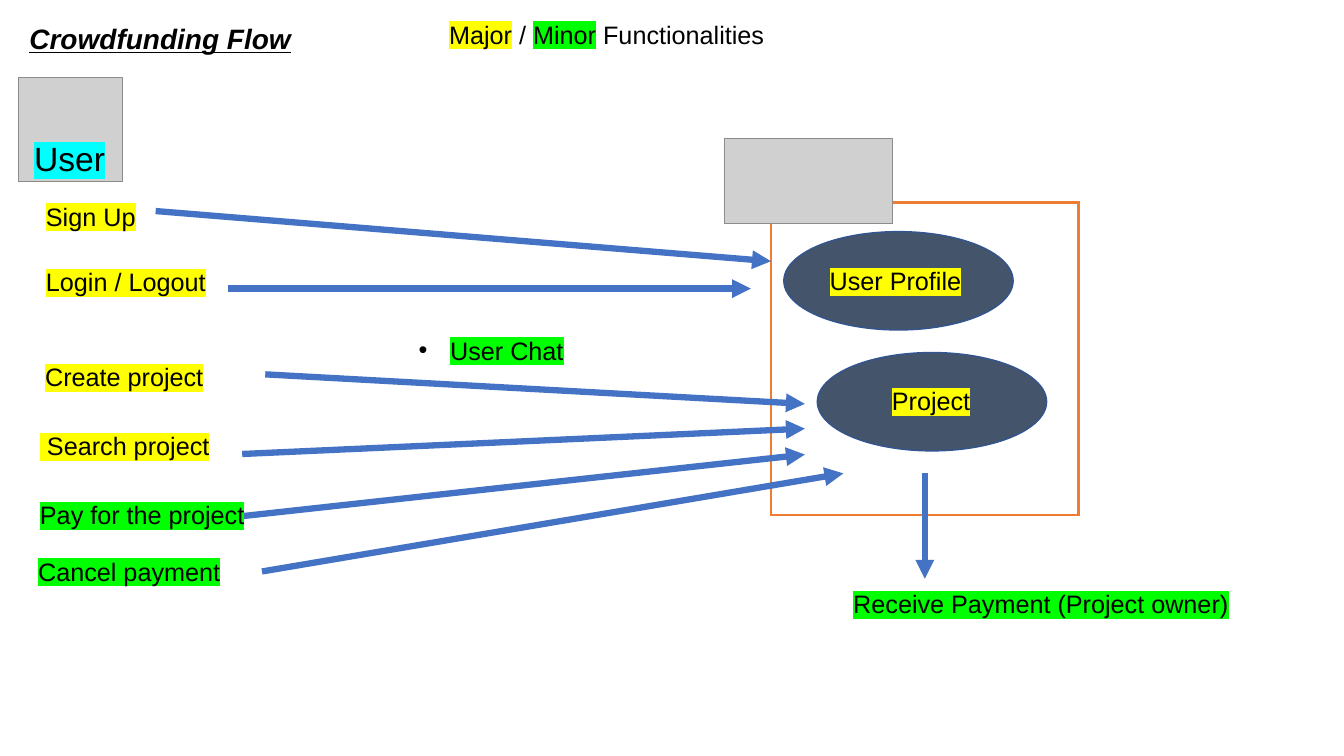
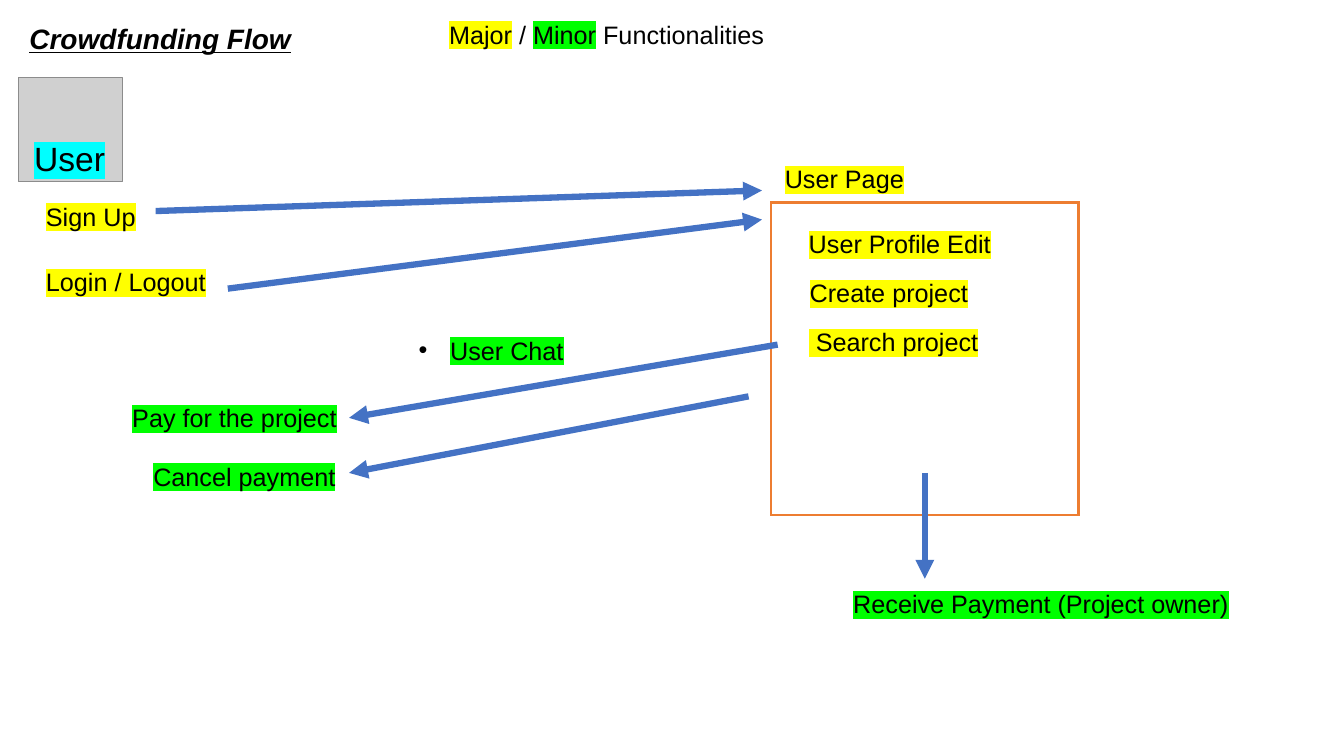
Before and after one commit to zonoiwata/devadvnight_crowdfunding, a slide deck: slide 1 of PortfolioPlan3_yukiiwa.pptx. Drawn at 1344x756 pixels with LibreOffice and Linux fonts; fonts in the diff are those of the drawing; grey boxes stand for pictures. Boxes give left, top, right and bottom in pixels: in the first picture for what was removed or moved away, otherwise in the second. Text is boxed around its words. In the diff, an @@ line names an element or a change of style, - is before the commit and + after.

```diff
--- a/PortfolioPlan3_yukiiwa.pptx
+++ b/PortfolioPlan3_yukiiwa.pptx
@@ picture removed at [725,138,893,223] @@
@@ text at [785,170,904,194]: text changed @@
-User Profile
+User Page
@@ arrow moved from (155, 211) - (771, 261) to (155, 211) - (762, 191) @@
@@ arrow moved from (228, 288) - (751, 288) to (228, 288) - (762, 220) @@
@@ ellipse removed at [784,232,1014,331] @@
@@ text added at [809,234,990,254], 18 pt, text #000000 @@
+User Profile Edit
@@ text "Create project": place and size @@
-text "Create project" at [45,366,204,392]
+text "Create project" at [810,283,968,308]
@@ text "Search project": place and size @@
-text "Search project" at [47,435,210,461]
+text "Search project" at [816,331,979,357]
@@ arrow moved from (265, 374) - (805, 404) to (777, 345) - (349, 418) @@
@@ ellipse removed at [818,353,1048,452] @@
@@ text "Pay for the project": place and size @@
-text "Pay for the project" at [40,504,245,530]
+text "Pay for the project" at [132,408,337,433]
@@ arrow moved from (242, 454) - (805, 429) to (749, 396) - (349, 473) @@
@@ text removed at [892,391,970,416] @@
-Project
@@ text "Cancel payment": place and size @@
-text "Cancel payment" at [38,562,220,586]
+text "Cancel payment" at [153,465,336,491]
@@ arrow removed from (223, 518) to (805, 455) @@
@@ arrow removed from (262, 572) to (844, 474) @@
```
Also in this commit, not shown: 4 other files.
